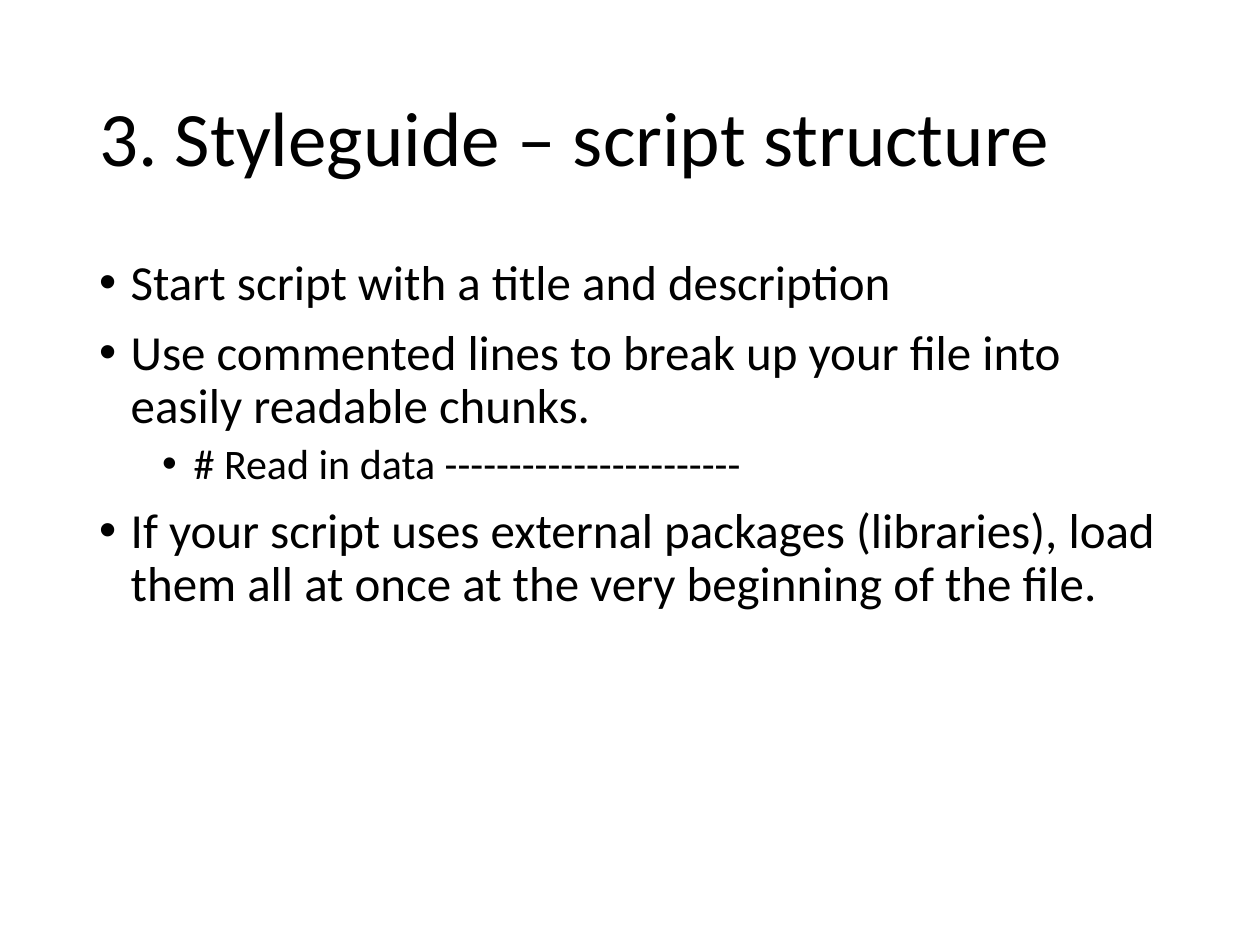
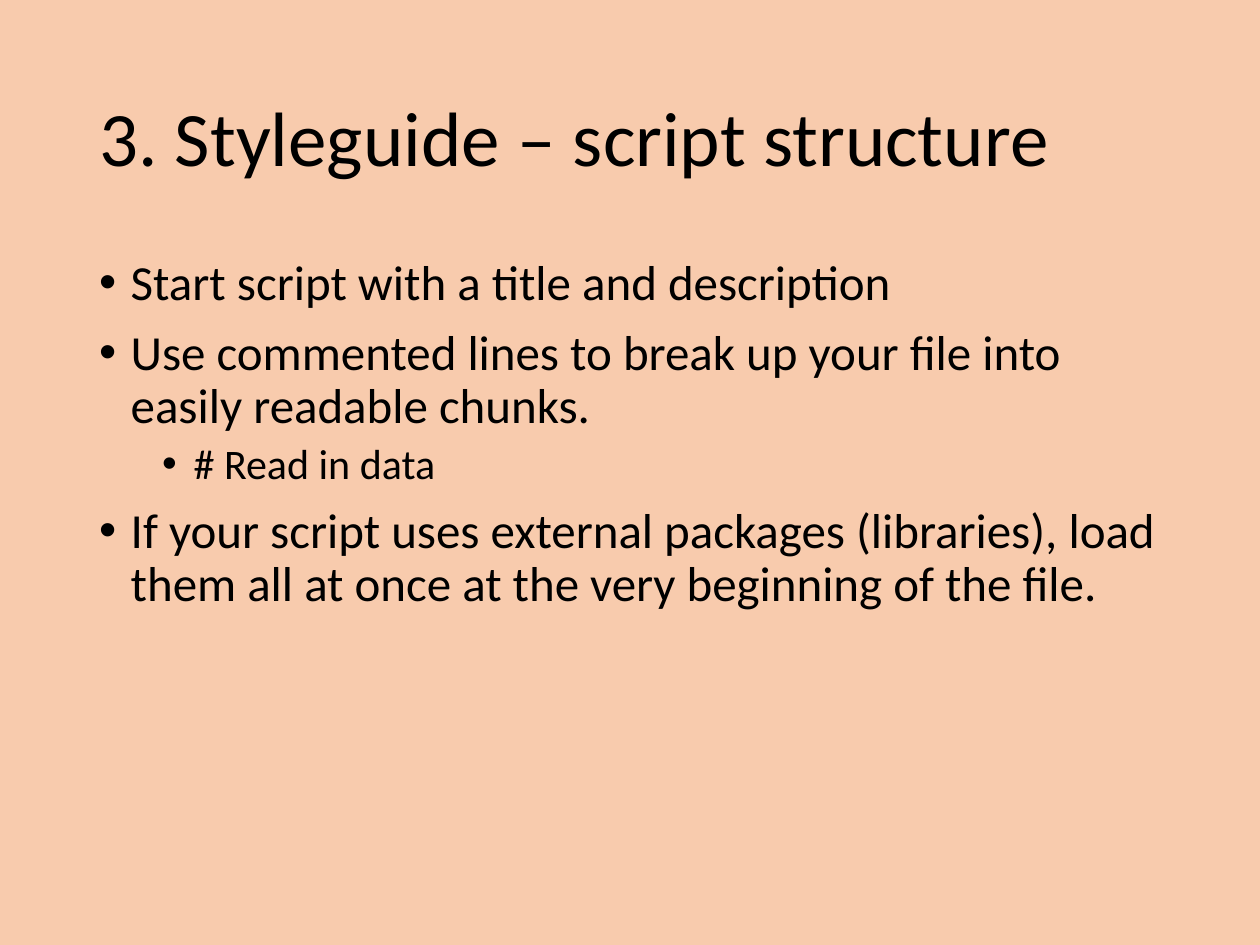
Before and after one commit to EEOB590A-Data-Science-in-R-Fall2021/CourseMaterials, a slide deck: slide 15 of 2. Data Management/Wk4 - Datasheets and Coding with Style.pptx (slide 11 before the commit). Drawn at 1260x945 pixels with LibreOffice and Linux fonts; fonts in the diff are those of the drawing. Boxes give left, top, right and bottom in pixels: in the first picture for what was removed or moved away, otherwise in the second. Text is boxed around its words. In the diff, an @@ line names an element or a change of style, - is before the commit and + after.

```diff
--- a/2. Data Management/Wk4 - Datasheets and Coding with Style.pptx
+++ b/2. Data Management/Wk4 - Datasheets and Coding with Style.pptx
@@ background #FFFFFF to #F8CBAD @@
@@ text at <box>224,449,435,480</box>: text changed @@
-  • # Read in data -----------------------
+  • # Read in data
```
Also in this commit, not shown: 10 other slides changed, 7 slides added, 6 other files.
